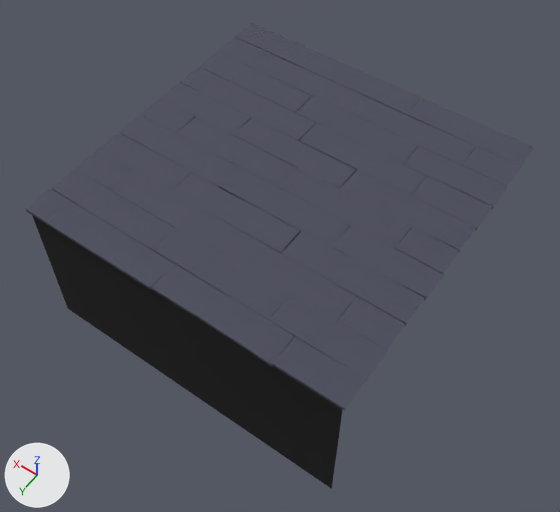
A saved change to the FBX model RebelEngine/Game/Assets/Models/Unity/Floor/Floor.fbx.
Camera for both pictures: a 50 mm lens placed at (-17.7, 85.5, 77.4), pointed at (23.8, 27.4, -13.9). Lighting does not change. The marker at lower left points along +X, +Y and +Z. Where no turn or scale is listed for an object, it has been applied to the vertices.

In view in the first picture: 'Planks', 'Sides'.
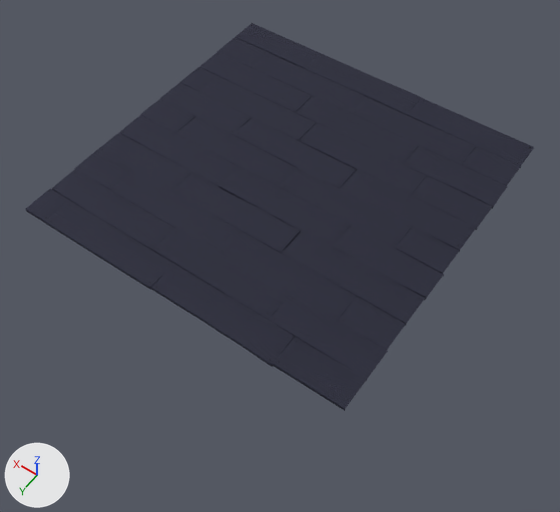
The newer file is also rescaled (x0.1), turned or shifted as a whole; pictures and numbers use the older file's frame.

The change, as JSON lines over the scene's bpy script:
```json
{"block": "mat_planksmaterial", "where": "n0 = _N.new('ShaderNodeBsdfPrincipled'); n0.name = 'Principled BSDF'"}
{"op": "add", "block": "mat_planksmaterial", "code": "n0.inputs[1].default_value = 1.0  # 'Metallic'"}
{"op": "remove", "block": "ob_sides", "code": ["ob_sides = bpy.data.objects.new('Sides', me_mesh_001)", "ob_sides.location = (24.4, 24.4, 0.0)"]}
```

Changed parts and their boxes [x1, y1, x2, y2] in the pictures (560 x 512 px):
```json
{"object": "Planks", "change": "surface changed", "before": [26, 23, 534, 411], "after": [26, 23, 534, 411], "on screen": "grey to black"}
{"object": "Sides", "change": "deleted", "before": [32, 215, 343, 489]}
```
